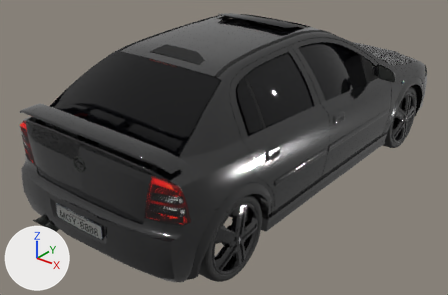
A saved change to the glTF model assets/astra.glb.
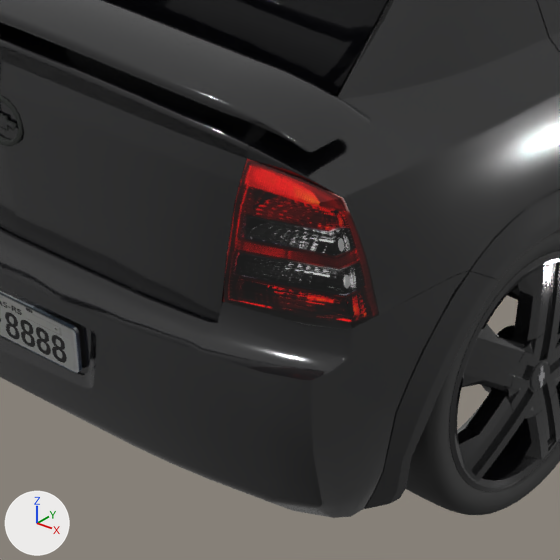
The first picture shows the older version from a 50 mm camera at (2.9, -4.19, 2.72) aimed at (-0.16, -0.36, 0.35). The close-ups show the older and then the newer version on the part from 18% to 55% of the width and 44% to 100% of the height of that picture. Only the edits that show in the close-ups are written down. The lights are fixed; the arrows at lower left show +X, +Y and +Z.

In view in the first close-up: 'g39_paint1_vehiclegenericsm', 'g40_paint1_vehiclegenericsm', 'g44_lightsemissive_lanterna', 'g45_lightsemissive_lanterna', 'g49_vehglass_vidrofume', 'g61_normal_placadecarro9606', 'wheel_rr' and 4 more.
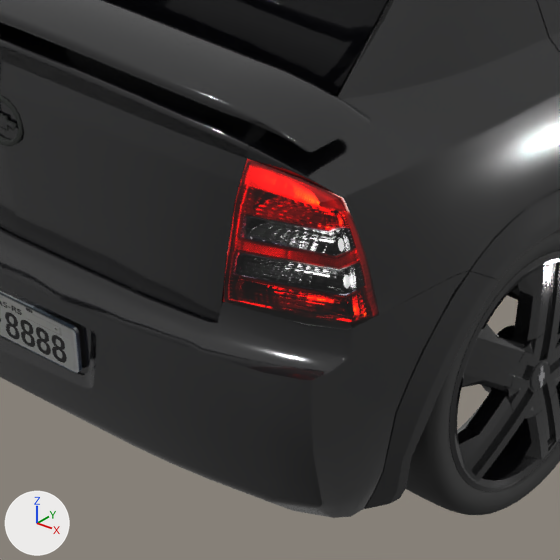
What differs and where, as boxes [x1, y1, x2, y2] in the close-ups (560 x 560 px):
'g45_lightsemissive_lanterna', surface changed (lighter): [223, 189, 367, 325] in both
'g44_lightsemissive_lanterna', surface changed: [228, 159, 380, 325] in both

Patch to the scene script:
```diff
--- a/assets/astra.glb.py
+++ b/assets/astra.glb.py
@@ mat_vehicle_lightsemissive_lanterna @@
 n0 = _N.new('ShaderNodeBsdfPrincipled'); n0.name = 'Principled BSDF'
 n0.inputs[2].default_value = 0.8  # 'Roughness'
+n0.inputs[28].default_value = 1.0  # 'Emission Strength'
 n1 = _N.new('ShaderNodeOutputMaterial'); n1.name = 'Material Output'
+n4 = _N.new('ShaderNodeTexImage'); n4.name = 'Image Texture'
+n4.image = img_lanterna
+n4.interpolation = 'Closest'
 n2 = _N.new('ShaderNodeMath'); n2.name = 'Math'
@@ mat_vehicle_lightsemissive_lanterna @@
 n3.inputs[1].default_value = 0.4  # 'Value'
-n4 = _N.new('ShaderNodeTexImage'); n4.name = 'Image Texture'
-n4.image = img_lanterna
-n4.interpolation = 'Closest'
+n5 = _N.new('ShaderNodeTexImage'); n5.name = 'Image Texture.001'
+n5.image = img_lanterna
+n5.interpolation = 'Closest'
 _L.new(n0.outputs[0], n1.inputs[0])  # 'BSDF' to 'Surface'
@@ mat_vehicle_lightsemissive_lanterna @@
 n3 = _N.new('ShaderNodeMath'); n3.name = 'Math.001'
 _L.new(n3.outputs[0], n2.inputs[1])  # 'Value' to 'Value'
-_L.new(n4.outputs[0], n0.inputs[0])  # 'Color' to 'Base Color'
-_L.new(n4.outputs[1], n3.inputs[0])  # 'Alpha' to 'Value'
+_L.new(n4.outputs[0], n0.inputs[27])  # 'Color' to 'Emission Color'
+_L.new(n5.outputs[0], n0.inputs[0])  # 'Color' to 'Base Color'
+_L.new(n5.outputs[1], n3.inputs[0])  # 'Alpha' to 'Value'
@@ mat_vehicle_lightsemissive_lanterna_001 @@
 n0 = _N.new('ShaderNodeBsdfPrincipled'); n0.name = 'Principled BSDF'
 n0.inputs[2].default_value = 0.8  # 'Roughness'
+n0.inputs[28].default_value = 1.0  # 'Emission Strength'
 n1 = _N.new('ShaderNodeOutputMaterial'); n1.name = 'Material Output'
+n4 = _N.new('ShaderNodeTexImage'); n4.name = 'Image Texture'
+n4.image = img_lanterna
+n4.interpolation = 'Closest'
 n2 = _N.new('ShaderNodeMath'); n2.name = 'Math'
@@ mat_vehicle_lightsemissive_lanterna_001 @@
 n3.inputs[1].default_value = 0.4  # 'Value'
-n4 = _N.new('ShaderNodeTexImage'); n4.name = 'Image Texture'
-n4.image = img_lanterna
-n4.interpolation = 'Closest'
+n5 = _N.new('ShaderNodeTexImage'); n5.name = 'Image Texture.001'
+n5.image = img_lanterna
+n5.interpolation = 'Closest'
 _L.new(n0.outputs[0], n1.inputs[0])  # 'BSDF' to 'Surface'
@@ mat_vehicle_lightsemissive_lanterna_001 @@
 n3 = _N.new('ShaderNodeMath'); n3.name = 'Math.001'
 _L.new(n3.outputs[0], n2.inputs[1])  # 'Value' to 'Value'
-_L.new(n4.outputs[0], n0.inputs[0])  # 'Color' to 'Base Color'
-_L.new(n4.outputs[1], n3.inputs[0])  # 'Alpha' to 'Value'
+_L.new(n4.outputs[0], n0.inputs[27])  # 'Color' to 'Emission Color'
+_L.new(n5.outputs[0], n0.inputs[0])  # 'Color' to 'Base Color'
+_L.new(n5.outputs[1], n3.inputs[0])  # 'Alpha' to 'Value'
```
